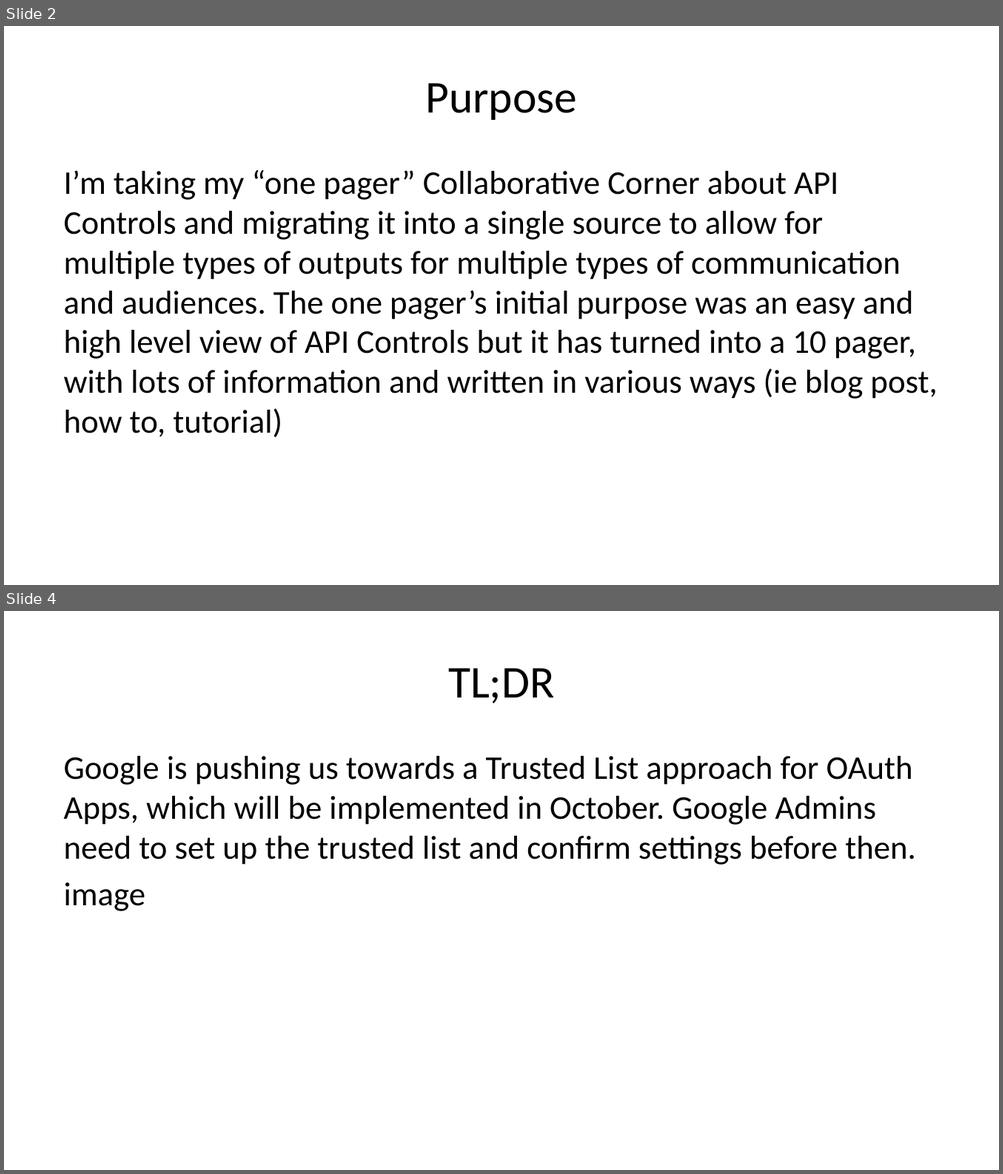
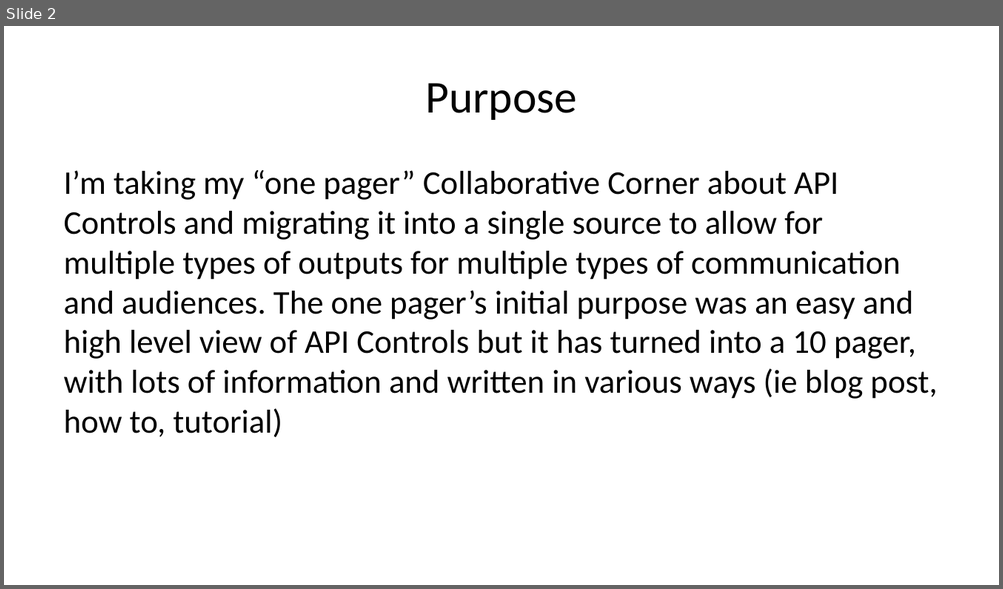
Before and after one commit to melbs/tc2benson, a slide deck: docs/index.pptx. Shown one above the other, each under a label of ours: slides 2 and 4 before the commit, slide 2 after it; the slides between them are not shown. The pictures are 1003x1174 and 1003x589 pixels, drawn with LibreOffice and Linux fonts; fonts in the diff are those of the drawing. Boxes give left, top, right and bottom in pixels: in the first picture for what was removed or moved away, otherwise in the second. Text is boxed around its words. In the diff, an @@ line names an element or a change of style, - is before the commit and + after.

Commit message:
Images, files, navbar, content

```diff
--- a/docs/index.pptx
+++ b/docs/index.pptx
@@ slide 4 removed at (4, 611, 999, 1170), background #FFFFFF @@
@@ title removed at (448, 668, 555, 703) @@
-TL;DR
@@ text removed at (64, 756, 916, 911) @@
-Google is pushing us towards a Trusted List approach for OAuth Apps, which will be implemented in October. Google Admins need to set up the trusted list and confirm settings before then.
-image
```
Also in this commit, not shown: 7 slides changed, 3 other slides removed, 37 other files.
